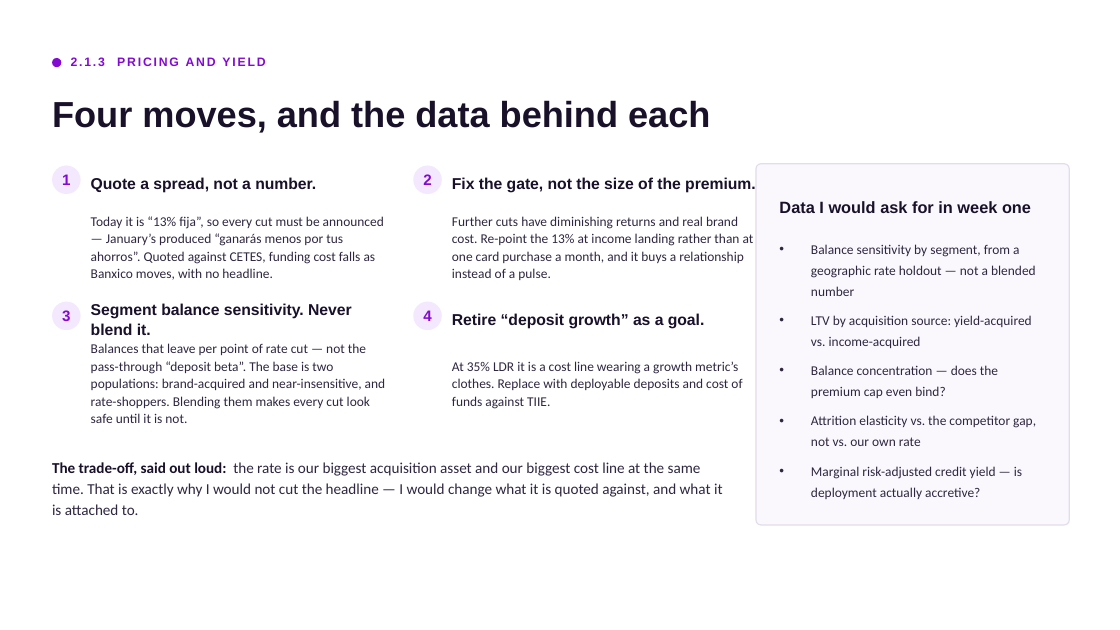
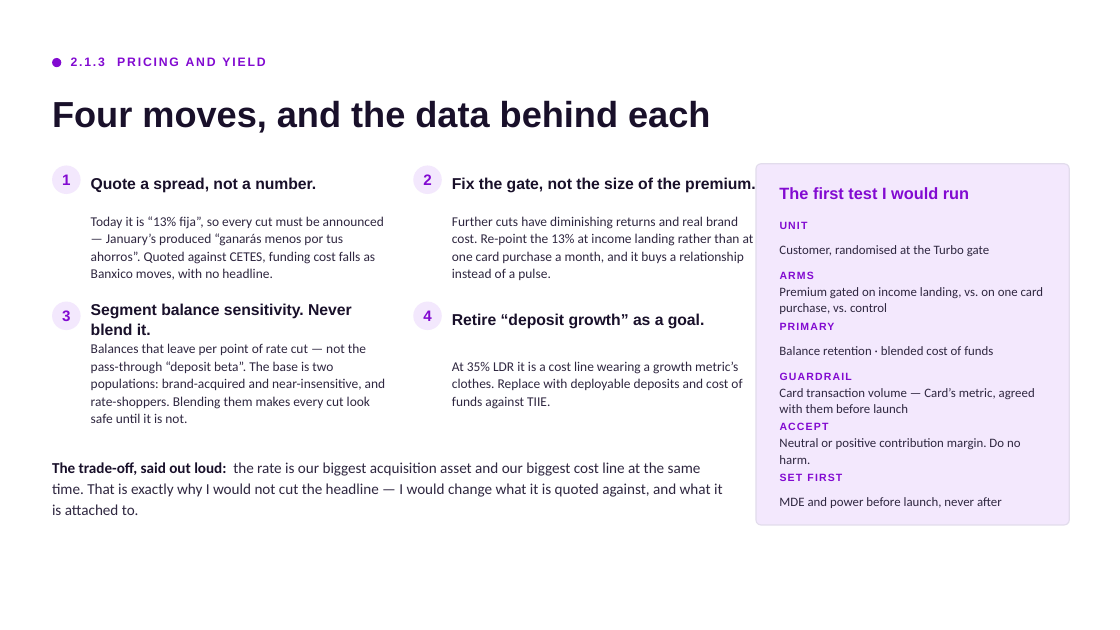
Before and after one commit to cemorr10-debug/nubank-case-prep, a slide deck: slide 7 of deck/Core_Mexico_Business_Case.pptx. Drawn at 1120x630 pixels with LibreOffice and Linux fonts; fonts in the diff are those of the drawing. Boxes give left, top, right and bottom in pixels: in the first picture for what was removed or moved away, otherwise in the second. Text is boxed around its words. In the diff, an @@ line names an element or a change of style, - is before the commit and + after.

```diff
--- a/deck/Core_Mexico_Business_Case.pptx
+++ b/deck/Core_Mexico_Business_Case.pptx
@@ rounded rectangle at box(756, 164, 1070, 525): fill #FAF8FD to #F3E8FD @@
@@ text at box(779, 187, 969, 199): text changed; text colour #19102A to #820AD1 @@
-Data I would ask for in week one
+The first test I would run
@@ text added at box(780, 221, 808, 229), 9 pt, text #820AD1, bold @@
+UNIT
@@ text added at box(779, 245, 989, 256), 11 pt, text #2F2740 @@
+Customer, randomised at the Turbo gate
@@ text removed at box(811, 244, 1036, 499) @@
-• Balance sensitivity by segment, from a geographic rate holdout — not a blended number
-• LTV by acquisition source: yield-acquired vs. income-acquired
-• Balance concentration — does the premium cap even bind?
-• Attrition elasticity vs. the competitor gap, not vs. our own rate
-• Marginal risk-adjusted credit yield — is deployment actually accretive?
@@ text added at box(779, 287, 1044, 314), 11 pt, text #2F2740 @@
+Premium gated on income landing, vs. on one card purchase, vs. control
@@ text added at box(780, 271, 814, 279), 9 pt, text #820AD1, bold @@
+ARMS
@@ text added at box(780, 315, 860, 337), 9 pt, text #820AD1, bold @@
+PRIMARY
@@ text added at box(779, 346, 993, 355), 11 pt, text #2F2740 @@
+Balance retention · blended cost of funds
@@ text added at box(779, 388, 1035, 413), 11 pt, text #2F2740 @@
+Card transaction volume — Card’s metric, agreed with them before launch
@@ text added at box(780, 372, 852, 380), 9 pt, text #820AD1, bold @@
+GUARDRAIL
@@ text added at box(779, 438, 1021, 464), 11 pt, text #2F2740 @@
+Neutral or positive contribution margin. Do no harm.
@@ text added at box(780, 422, 829, 430), 9 pt, text #820AD1, bold @@
+ACCEPT
@@ text added at box(780, 473, 842, 481), 9 pt, text #820AD1, bold @@
+SET FIRST
@@ text added at box(779, 497, 1002, 508), 11 pt, text #2F2740 @@
+MDE and power before launch, never after
```
Also in this commit, not shown: 3 other slides changed, 3 other files.
